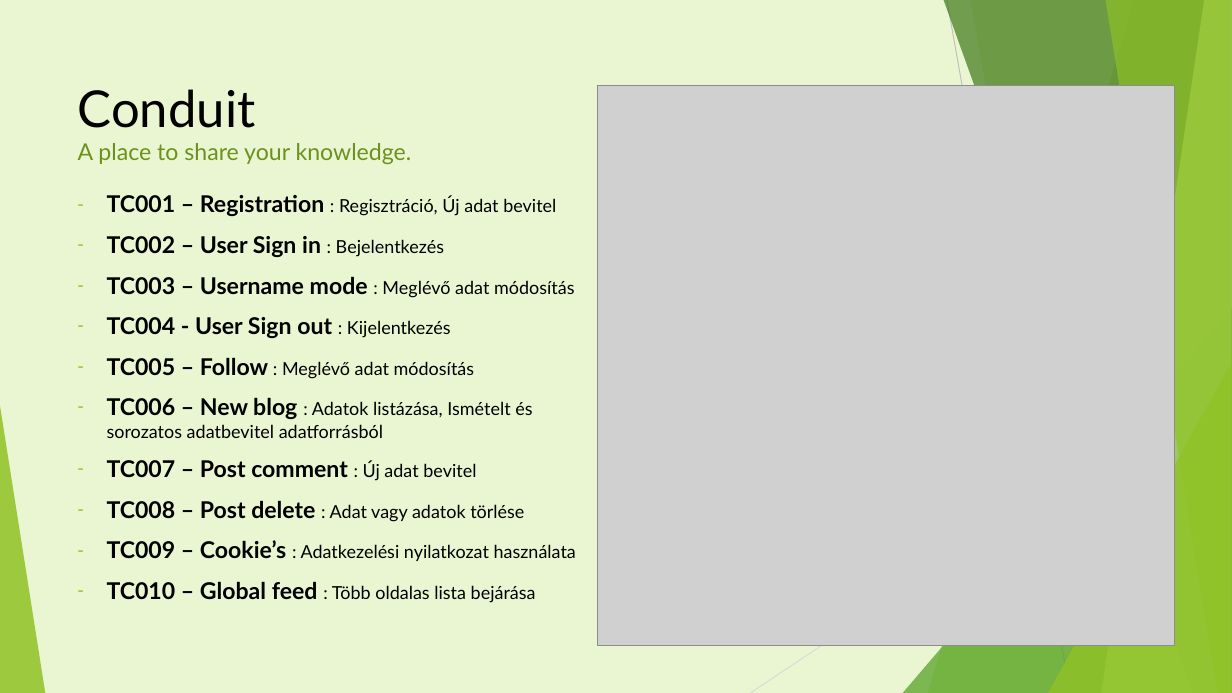
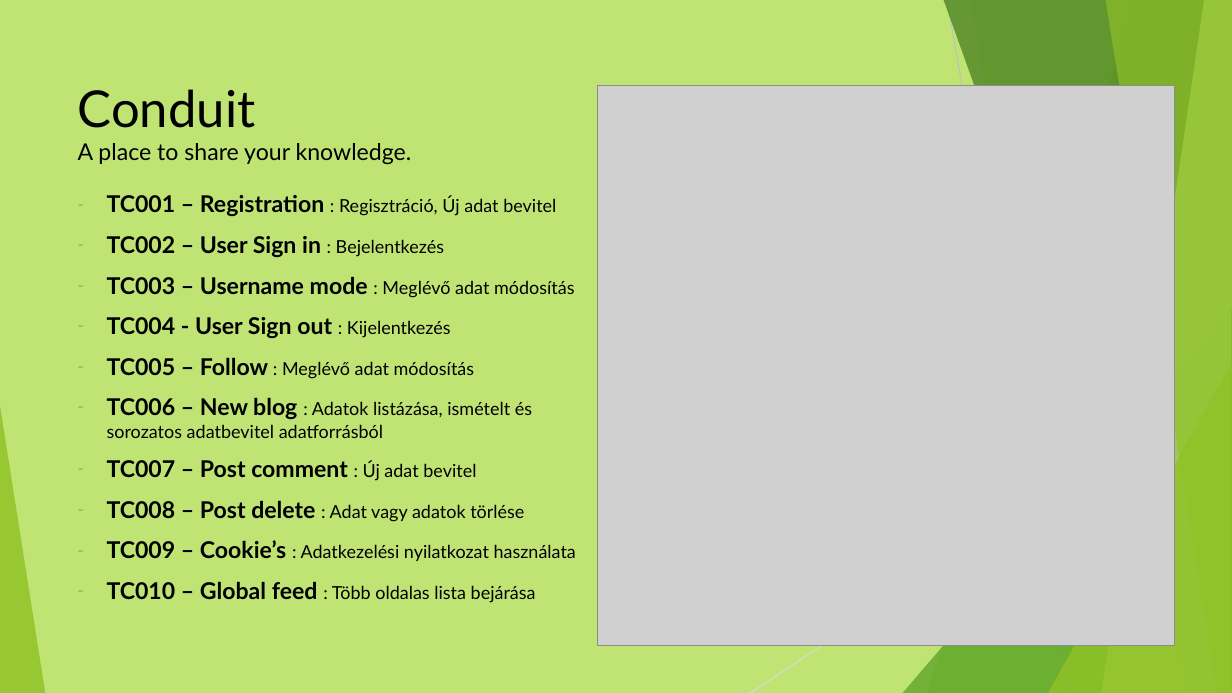
Before and after one commit to ksj-123/conduit, a slide deck: slide 2 of docs/Conduit_prez.pptx. Drawn at 1232x693 pixels with LibreOffice and Linux fonts; fonts in the diff are those of the drawing; grey boxes stand for pictures. Boxes give left, top, right and bottom in pixels: in the first picture for what was removed or moved away, otherwise in the second. Text is boxed around its words. In the diff, an @@ line names an element or a change of style, - is before the commit and + after.

Commit message:
ppt

```diff
--- a/docs/Conduit_prez.pptx
+++ b/docs/Conduit_prez.pptx
@@ background #EAF6D1 to #C0E474 @@
@@ title "Conduit A place to share ..." at <box>78,89,412,165</box>: text colour #6C921D to #000000 in "A place to share your knowledge." @@
@@ text at <box>107,398,532,438</box>: text changed @@
-– TC006 – New blog : Adatok listázása, Ismételt és sorozatos adatbevitel adatforrásból
+– TC006 – New blog : Adatok listázása, ismételt és sorozatos adatbevitel adatforrásból
```
Also in this commit, not shown: 3 other slides changed, 3 other files.
